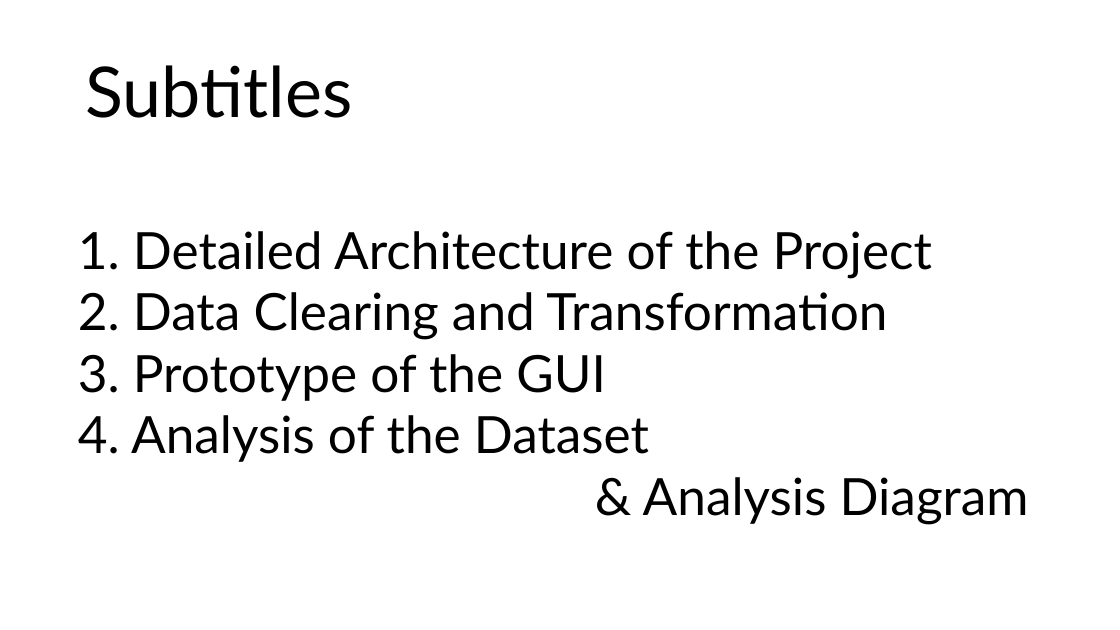
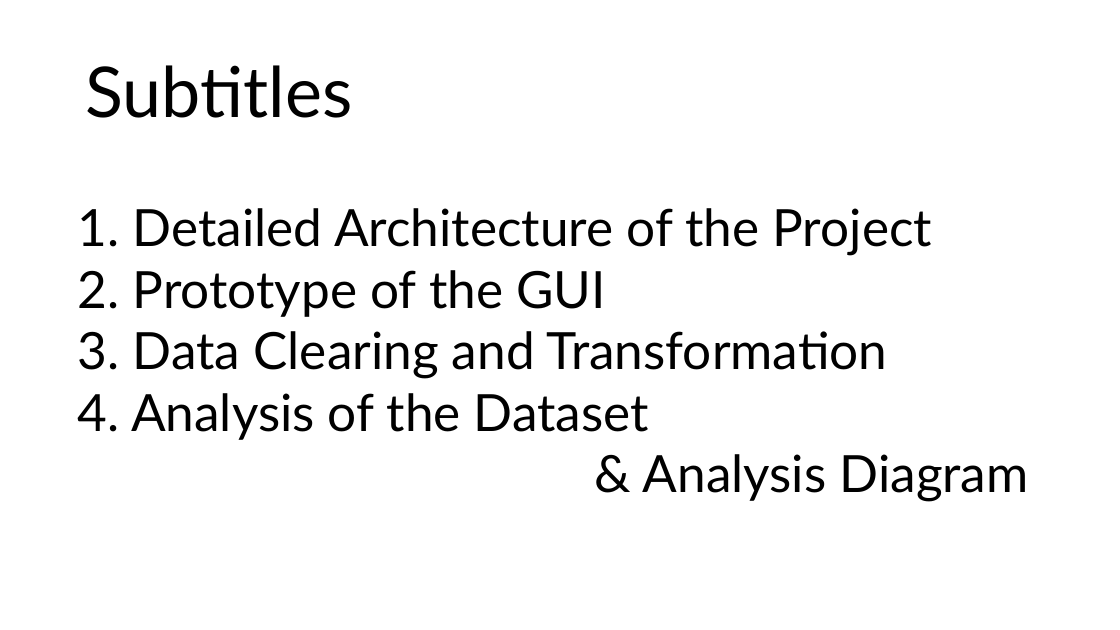
Before and after one commit to SilentStars/TEDTalksDataMining, a slide deck: slide 2 of Documents/Documents&Slides/ElaborationStep.pptx. Drawn at 1120x630 pixels with LibreOffice and Linux fonts; fonts in the diff are those of the drawing. Boxes give left, top, right and bottom in pixels: in the first picture for what was removed or moved away, otherwise in the second. Text is boxed around its words. In the diff, an @@ line names an element or a change of style, - is before the commit and + after.

```diff
--- a/Documents/Documents&Slides/ElaborationStep.pptx
+++ b/Documents/Documents&Slides/ElaborationStep.pptx
@@ text "Detailed Architecture of the Project": place and size @@
-text "Detailed Architecture of the Project" at (131,231,1029,525)
+text "Detailed Architecture of the Project" at (131,208,1029,502)
@@ text at (133,270,606,317): paragraph added @@
+2. Prototype of the GUI
@@ text at (133,354,606,401): paragraph removed @@
-3. Prototype of the GUI
```
Also in this commit, not shown: 4 other slides changed, 15 slides added.
